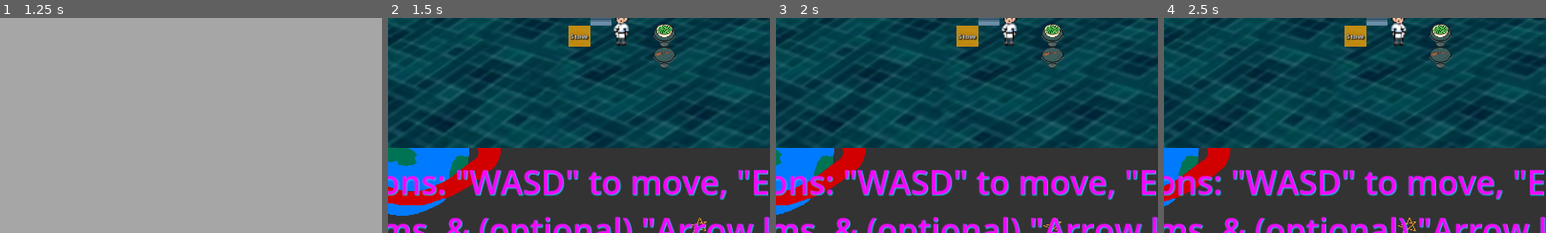
Above: before the commit, frames 1-4 (left to right).
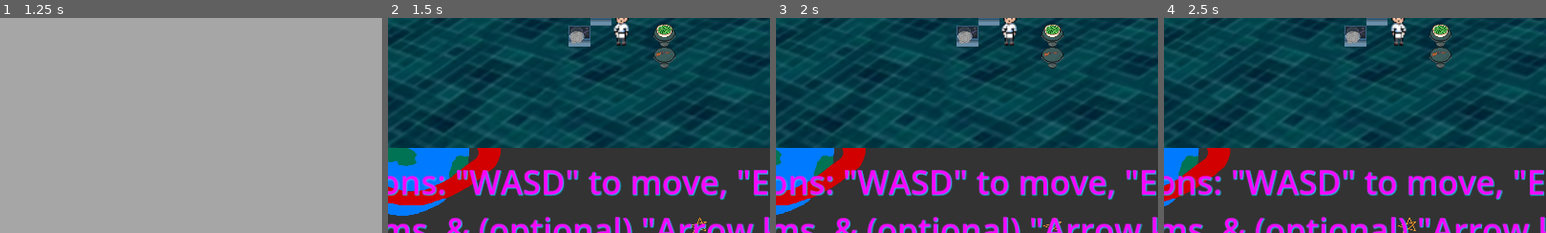
Above: after the commit, the same moments.

Repository: Alexander-Worley/Outer-Plates
Game: Godot game, scene res://Scenes/MainMenu/mainMenu.tscn
Same seed, same stepped clock (60 frames per second), same inputs: the game is played once before the commit and once after it.
Inputs (mouse positions are % of the whole screen's width and height, from its top left):
- Up to frame 1 (1.25 s): click (50, 73) at 0.5 s
- Up to frame 2 (1.5 s): click "Main Restaurant" at 1.25 s
- Up to frame 3 (2 s): no input
- Up to frame 4 (2.5 s): hold Right (face_right) from 2.03 s (still down); hold E (pickup) from 2.03 s (still down)
The pictures show only the part of the screen within x 19-69%, y 45-95%; the shares and areas given below are measured in that part.

Frame 1 is identical in both runs. In frame 2, 0.6% of the frame differs, in the area x 47-53%, y 3-14%; in frame 3, 0.6%; in frame 4, 0.6%.

Commit message:
Set up Stove Sprites

Diff:
--- a/Scenes/Restaurant/Environment/lavaLamp.tscn
+++ b/Scenes/Restaurant/Environment/lavaLamp.tscn
@@ -37,7 +37,7 @@
 "texture": SubResource("AtlasTexture_hucok")
 }],
 "loop": true,
-"name": &"Animation",
+"name": &"LavaLamp",
 "speed": 5.0
 }]
 
@@ -64,8 +64,8 @@
 position = Vector2(0, -40)
 scale = Vector2(3, 3)
 sprite_frames = SubResource("SpriteFrames_5lsgv")
-animation = &"Animation"
-frame_progress = 0.416373
+animation = &"LavaLamp"
+frame_progress = 0.41598
 script = SubResource("GDScript_to42l")
 
 [node name="AnimationTimer" type="Timer" parent="AnimatedSprite2D"]
--- a/Scenes/Restaurant/PlainSurface/plainSurface.gd
+++ b/Scenes/Restaurant/PlainSurface/plainSurface.gd
@@ -7,7 +7,7 @@
 @export var texture: Texture2D = null
 
 func _ready():
-	if texture: $Sprite2D.texture = texture
+	if texture: $PlainSurface.texture = texture
 
 # Given a holdable, set it on the surface
 func set_holdable_on_surface(holdableInHand: Area2D):
@@ -21,4 +21,4 @@
 
 func _physics_process(_delta):
 	# Update sprite in the editor interface
-	if Engine.is_editor_hint() and texture: $Sprite2D.texture = texture
+	if Engine.is_editor_hint() and texture: $PlainSurface.texture = texture
--- a/Scenes/Restaurant/PlainSurface/plainSurface.tscn
+++ b/Scenes/Restaurant/PlainSurface/plainSurface.tscn
@@ -17,5 +17,5 @@
 [node name="CollisionShape2D" type="CollisionShape2D" parent="."]
 shape = SubResource("RectangleShape2D_tcddw")
 
-[node name="Sprite2D" type="Sprite2D" parent="."]
+[node name="PlainSurface" type="Sprite2D" parent="."]
 texture = ExtResource("2_kkcge")
--- a/Scenes/Restaurant/Stove/stove.tscn
+++ b/Scenes/Restaurant/Stove/stove.tscn
@@ -1,12 +1,71 @@
-[gd_scene load_steps=4 format=3 uid="uid://ede2frngbs0e"]
+[gd_scene load_steps=14 format=3 uid="uid://ede2frngbs0e"]
 
 [ext_resource type="Script" path="res://Scenes/Restaurant/Stove/stove.gd" id="1_il2kw"]
-[ext_resource type="LabelSettings" uid="uid://s0sx8xhp2m43" path="res://devTools/devLables.tres" id="2_a4tpp"]
+[ext_resource type="Texture2D" uid="uid://w6mky47wi66h" path="res://Assets/Interactables/PlainSurfaces/square-counter.png" id="2_8c1y3"]
+[ext_resource type="Texture2D" uid="uid://lkhdgm05a8t0" path="res://Assets/Interactables/CookingStations/stove-square-off.png" id="3_2s8pw"]
+[ext_resource type="Texture2D" uid="uid://d1evhagj15175" path="res://Assets/Interactables/CookingStations/stove-square-on.png" id="4_j13rg"]
+[ext_resource type="Texture2D" uid="uid://dipmyoc0j3ijx" path="res://Assets/Environment/Effects/pan.png" id="5_v1gc7"]
+[ext_resource type="Texture2D" uid="uid://c5o51jdq1ssxi" path="res://Assets/Environment/Effects/cooking-cloud.png" id="6_h2776"]
 
 [sub_resource type="RectangleShape2D" id="RectangleShape2D_br5vu"]
 size = Vector2(32, 32)
 
-[node name="Stove2" type="Area2D" groups=["CookingStation", "Surfaces"]]
+[sub_resource type="SpriteFrames" id="SpriteFrames_ssv2u"]
+animations = [{
+"frames": [{
+"duration": 1.0,
+"texture": ExtResource("3_2s8pw")
+}],
+"loop": true,
+"name": &"Off",
+"speed": 5.0
+}, {
+"frames": [{
+"duration": 1.0,
+"texture": ExtResource("4_j13rg")
+}],
+"loop": true,
+"name": &"On",
+"speed": 5.0
+}]
+
+[sub_resource type="AtlasTexture" id="AtlasTexture_8h3rb"]
+atlas = ExtResource("6_h2776")
+region = Rect2(0, 0, 32, 32)
+
+[sub_resource type="AtlasTexture" id="AtlasTexture_lcem4"]
+atlas = ExtResource("6_h2776")
+region = Rect2(32, 0, 32, 32)
+
+[sub_resource type="AtlasTexture" id="AtlasTexture_qjflx"]
+atlas = ExtResource("6_h2776")
+region = Rect2(64, 0, 32, 32)
+
+[sub_resource type="AtlasTexture" id="AtlasTexture_442ks"]
+atlas = ExtResource("6_h2776")
+region = Rect2(96, 0, 32, 32)
+
+[sub_resource type="SpriteFrames" id="SpriteFrames_gva8m"]
+animations = [{
+"frames": [{
+"duration": 1.0,
+"texture": SubResource("AtlasTexture_8h3rb")
+}, {
+"duration": 1.0,
+"texture": SubResource("AtlasTexture_lcem4")
+}, {
+"duration": 1.0,
+"texture": SubResource("AtlasTexture_qjflx")
+}, {
+"duration": 1.0,
+"texture": SubResource("AtlasTexture_442ks")
+}],
+"loop": true,
+"name": &"Smoke",
+"speed": 5.0
+}]
+
+[node name="Stove" type="Area2D" groups=["CookingStation", "Surfaces"]]
 script = ExtResource("1_il2kw")
 
 [node name="StaticBody2D" type="StaticBody2D" parent="."]
@@ -17,31 +76,20 @@
 [node name="CollisionShape2D" type="CollisionShape2D" parent="."]
 shape = SubResource("RectangleShape2D_br5vu")
 
-[node name="devSprite" type="Node2D" parent="."]
+[node name="PlainSurface" type="Sprite2D" parent="."]
+texture = ExtResource("2_8c1y3")
 
-[node name="devTexture" type="ColorRect" parent="devSprite"]
-custom_minimum_size = Vector2(32, 32)
-anchors_preset = 15
-anchor_right = 1.0
-anchor_bottom = 1.0
-grow_horizontal = 2
-grow_vertical = 2
-color = Color(1, 0.647059, 0, 0.74902)
-metadata/_edit_use_anchors_ = true
+[node name="StoveTop" type="AnimatedSprite2D" parent="PlainSurface"]
+sprite_frames = SubResource("SpriteFrames_ssv2u")
+animation = &"Off"
 
-[node name="devLabel" type="Label" parent="devSprite"]
-custom_minimum_size = Vector2(32, 32)
-anchors_preset = 15
-anchor_right = 1.0
-anchor_bottom = 1.0
-grow_horizontal = 2
-grow_vertical = 2
-text = "Stove"
-label_settings = ExtResource("2_a4tpp")
-horizontal_alignment = 1
-vertical_alignment = 1
-autowrap_mode = 3
-metadata/_edit_use_anchors_ = true
+[node name="Pan" type="Sprite2D" parent="PlainSurface/StoveTop"]
+texture = ExtResource("5_v1gc7")
+
+[node name="Smoke" type="AnimatedSprite2D" parent="PlainSurface/StoveTop/Pan"]
+sprite_frames = SubResource("SpriteFrames_gva8m")
+animation = &"Smoke"
+frame_progress = 0.196402
 
 [node name="CookingTimer" type="Timer" parent="."]
 wait_time = 5.0
